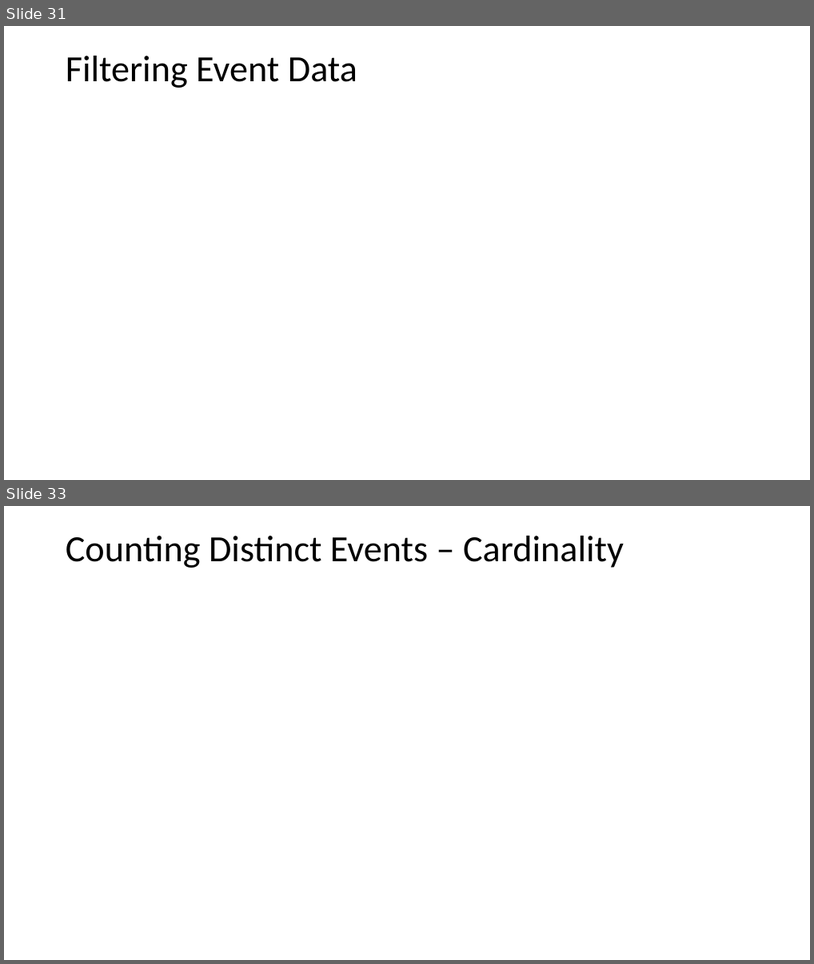
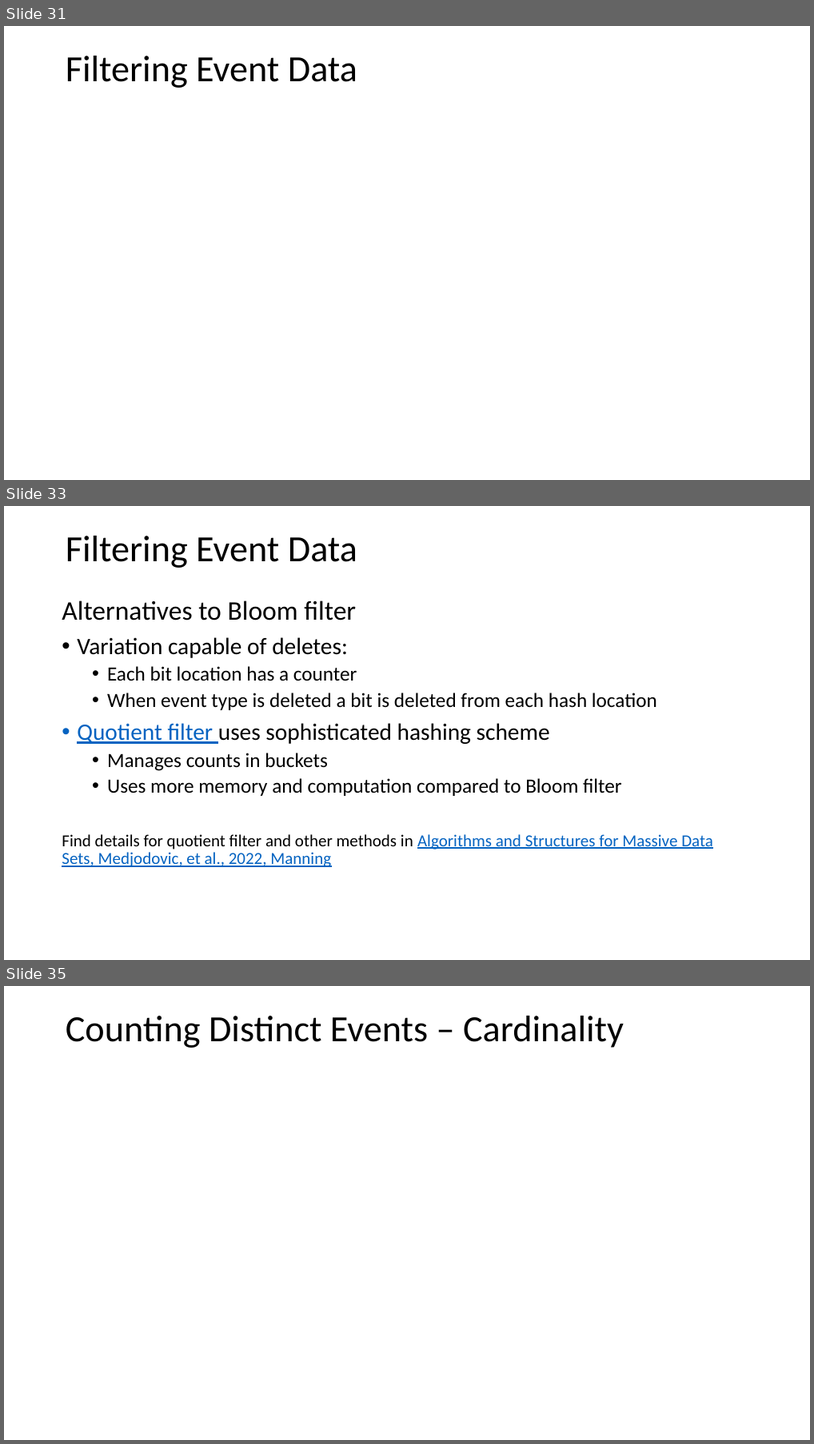
Before and after one commit to StephenElston/CSCI-E-108, a slide deck: slides/3_StreamingAnalytics.pptx. Shown one above the other, each under a label of ours: slides 31 and 33 before the commit, slides 31, 33 and 35 after it; the slides between them are not shown. The pictures are 814x964 and 814x1444 pixels, drawn with LibreOffice and Linux fonts; fonts in the diff are those of the drawing; grey boxes stand for pictures. Boxes give left, top, right and bottom in pixels: in the first picture for what was removed or moved away, otherwise in the second. Text is boxed around its words. In the diff, an @@ line names an element or a change of style, - is before the commit and + after.

```diff
--- a/slides/3_StreamingAnalytics.pptx
+++ b/slides/3_StreamingAnalytics.pptx
@@ slide 33 added at <box>4,506,810,960</box>, background #FFFFFF @@
@@ text added at <box>66,536,358,568</box>, 44 pt, text #000000 @@
+Filtering Event Data
@@ text added at <box>62,600,714,867</box>, 24 pt, text #000000 @@
+Alternatives to Bloom filter
+• Variation capable of deletes:
+  • Each bit location has a counter
+  • When event type is deleted a bit is deleted from each hash location
+• Quotient filter uses sophisticated hashing scheme
+  • Manages counts in buckets
+  • Uses more memory and computation compared to Bloom filter
+Find details for quotient filter and other methods in Algorithms and Structures for Massive Data Sets, Medjodovic, et al., 2022, Manning
@@ what was slide 33 is now slide 35 @@
```
Also in this commit, not shown: 2 slides changed, 4 other slides added.
